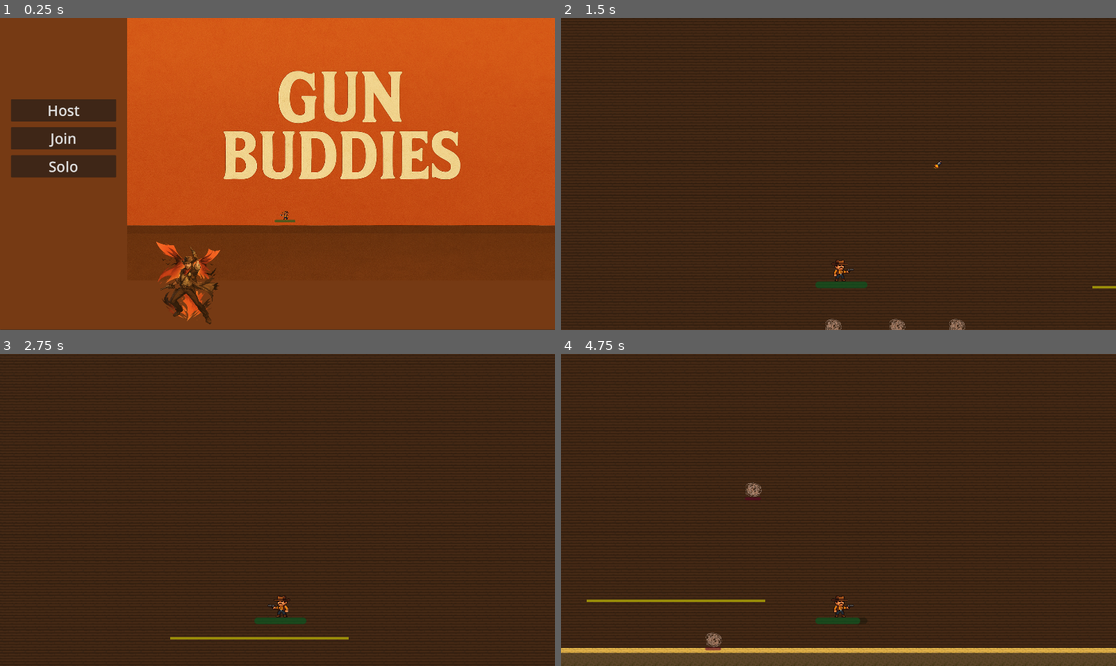
Above: before the commit, frames 1-4 (two rows, left to right).
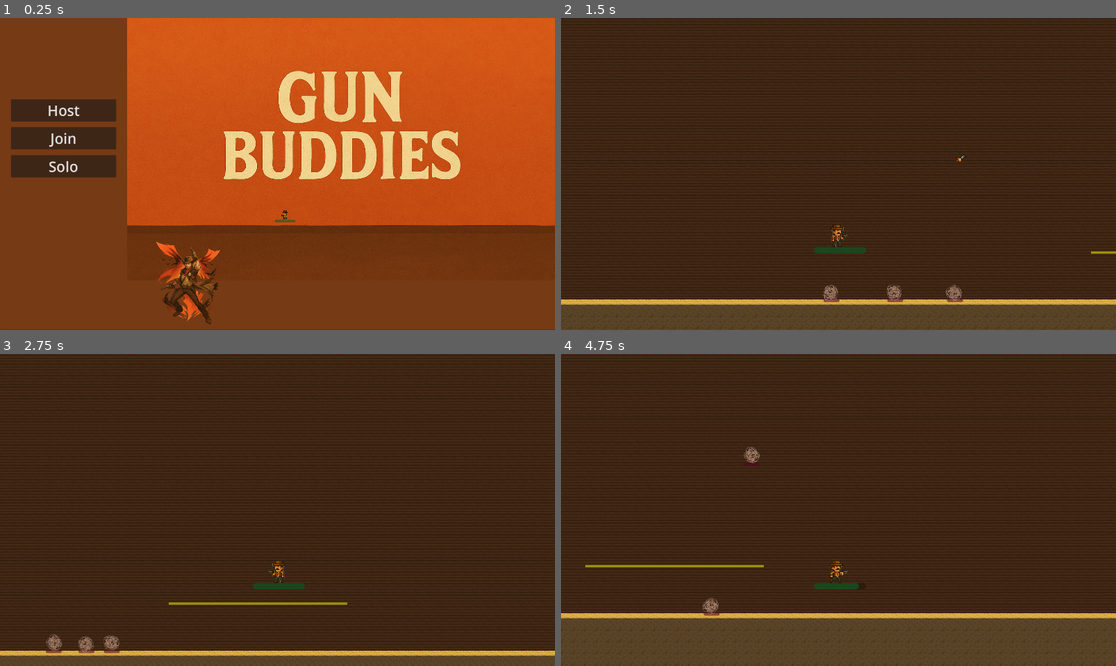
Above: after the commit, the same moments.

Repository: EdisonLing/Gun-Buddies
Game: Godot game, scene res://scenes/StartScreen.tscn
Same seed, same stepped clock (60 frames per second), same inputs: the game is played once before the commit and once after it.
Inputs (mouse positions are in pixels of both pictures, inside the frame that each line leads up to):
- Up to frame 1 (0.25 s): no input
- Up to frame 2 (1.5 s): click "Solo" at 0.5 s; tap Enter (ui_accept) at 1.25 s; move the mouse to (960, 158) at 1.27 s; press the mouse at (960, 158) at 1.28 s; hold Right (ui_right) from 1.28 s (still down)
- Up to frame 3 (2.75 s): keep holding Right (ui_right); tap Enter (ui_accept) at 1.52, 2.27 s; move the mouse to (166, 525) at 2.02 s; release the mouse at (166, 525) at 2.03 s; click (166, 525) at 2.1 s
- Up to frame 4 (4.75 s): move the mouse to (894, 441) at 2.77 s; release Right (ui_right) at 2.78 s; press the mouse at (894, 441) at 2.78 s; hold Left (ui_left) 2.78-3.53 s; move the mouse to (810, 572) at 3.52 s; release the mouse at (810, 572) at 3.53 s; hold Right (ui_right) from 3.53 s (still down); click (810, 572) at 3.6 s; tap Enter (ui_accept) at 3.77, 4.52 s; move the mouse to (1005, 556) at 4.27 s; press the mouse at (1005, 556) at 4.28 s

The runs differ from the first frame. In frame 1, less than 0.1% of the frame differs, in the area x 50-53%, y 61-65%; in frame 2, 9.7%; in frame 3, 6.0%; in frame 4, 13%, in the area x 0-100%, y 29-96%.

Commit message:
added some chopped animations

Diff:
--- a/assets/MeleeMobBase.tscn
+++ b/assets/MeleeMobBase.tscn
@@ -1,19 +1,8 @@
-[gd_scene load_steps=3 format=3 uid="uid://xm4q158rnmkf"]
+[gd_scene load_steps=2 format=3 uid="uid://xm4q158rnmkf"]
 
 [ext_resource type="Script" uid="uid://iy55b4mhyu78" path="res://assets/melee_mob_base.gd" id="1_ev3am"]
-[ext_resource type="Script" uid="uid://b35u6lkrvtoon" path="res://entities/components/scripts/health_component.gd" id="2_7tw7h"]
 
 [node name="MeleeMobBase" type="CharacterBody2D"]
 collision_layer = 2
 collision_mask = 7
 script = ExtResource("1_ev3am")
-
-[node name="Hurtbox" type="Area2D" parent="."]
-
-[node name="CollisionShape2D" type="CollisionShape2D" parent="Hurtbox"]
-
-[node name="Sprite2D" type="Sprite2D" parent="."]
-
-[node name="HealthComponent" type="Node2D" parent="."]
-script = ExtResource("2_7tw7h")
-metadata/_custom_type_script = "uid://b35u6lkrvtoon"
--- a/entities/characters/Sheriff.tscn
+++ b/entities/characters/Sheriff.tscn
@@ -1,7 +1,7 @@
-[gd_scene load_steps=11 format=3 uid="uid://bjtd6enqnx1q5"]
+[gd_scene load_steps=15 format=3 uid="uid://bjtd6enqnx1q5"]
 
 [ext_resource type="Script" uid="uid://euiv6ahx1fwu" path="res://entities/characters/sheriff.gd" id="1_s5xyj"]
-[ext_resource type="Texture2D" uid="uid://c10bfrbepkm1p" path="res://assets/sprites/characters/Sheriff.png" id="2_amhag"]
+[ext_resource type="Texture2D" uid="uid://clhlcjtwelgf" path="res://assets/sprites/characters/sherrif_animations.png" id="2_8uoce"]
 [ext_resource type="Script" uid="uid://b35u6lkrvtoon" path="res://entities/components/scripts/health_component.gd" id="3_2vnek"]
 [ext_resource type="Script" uid="uid://4nk4usolsi2o" path="res://entities/components/scripts/weapon_component.gd" id="4_7bng0"]
 [ext_resource type="PackedScene" uid="uid://c4e2stb5wdnx0" path="res://entities/weapons/Revolver.tscn" id="5_2vnek"]
@@ -9,14 +9,44 @@
 [ext_resource type="Script" uid="uid://dav28lv1dna71" path="res://entities/weapons/revolver.gd" id="6_s5xyj"]
 [ext_resource type="PackedScene" uid="uid://dacgvugor6dvv" path="res://entities/components/HealthbarComponent.tscn" id="8_8uoce"]
 
+[sub_resource type="AtlasTexture" id="AtlasTexture_npo2c"]
+atlas = ExtResource("2_8uoce")
+region = Rect2(29, 27, 112, 115)
+
+[sub_resource type="AtlasTexture" id="AtlasTexture_kd35b"]
+atlas = ExtResource("2_8uoce")
+region = Rect2(29, 27, 112, 115)
+
+[sub_resource type="AtlasTexture" id="AtlasTexture_0k43m"]
+atlas = ExtResource("2_8uoce")
+region = Rect2(141, 27, 112, 115)
+
+[sub_resource type="AtlasTexture" id="AtlasTexture_t7ffw"]
+atlas = ExtResource("2_8uoce")
+region = Rect2(253, 27, 112, 115)
+
 [sub_resource type="SpriteFrames" id="SpriteFrames_paghi"]
 animations = [{
 "frames": [{
 "duration": 1.0,
-"texture": ExtResource("2_amhag")
+"texture": SubResource("AtlasTexture_npo2c")
 }],
 "loop": true,
-"name": &"default",
+"name": &"idle",
+"speed": 5.0
+}, {
+"frames": [{
+"duration": 1.0,
+"texture": SubResource("AtlasTexture_kd35b")
+}, {
+"duration": 1.0,
+"texture": SubResource("AtlasTexture_0k43m")
+}, {
+"duration": 1.0,
+"texture": SubResource("AtlasTexture_t7ffw")
+}],
+"loop": true,
+"name": &"run",
 "speed": 5.0
 }]
 
@@ -30,9 +60,11 @@
 hitbox_shape = NodePath("CollisionShape2D")
 
 [node name="AnimatedSprite2D" type="AnimatedSprite2D" parent="."]
-position = Vector2(-4.76837e-07, 1)
-scale = Vector2(0.0855534, 0.0768443)
+texture_filter = 1
+position = Vector2(-2, 1)
+scale = Vector2(0.307569, 0.35091)
 sprite_frames = SubResource("SpriteFrames_paghi")
+animation = &"run"
 
 [node name="CollisionShape2D" type="CollisionShape2D" parent="."]
 position = Vector2(-1.46875, 0.25)
--- a/entities/characters/bases/player_base.gd
+++ b/entities/characters/bases/player_base.gd
@@ -36,6 +36,7 @@
 
 	velocity.x = dir_x * speed
 	move_and_slide()
+	_update_anim()
 
 func _process(_dt: float) -> void:
 	# face the mouse (right vs left), flip only the body sprite
@@ -55,3 +56,11 @@
 func take_damage(_attack: Attack):
 	print("Player taking damage: ", _attack.damage)
 	health_component.takeDamage(_attack)
+
+func _update_anim() -> void:
+	if is_on_floor():
+		if abs(velocity.x) > 0.1:
+			if sprite.animation != "run":
+				sprite.play("run")
+		else:
+			sprite.play("idle")
--- a/entities/mobs/TumbleWeedMob.tscn
+++ b/entities/mobs/TumbleWeedMob.tscn
@@ -1,9 +1,9 @@
-[gd_scene load_steps=8 format=3 uid="uid://b46ttg6on872o"]
+[gd_scene load_steps=9 format=3 uid="uid://b46ttg6on872o"]
 
 [ext_resource type="Script" uid="uid://w365aj01pskg" path="res://entities/mobs/tumble_weed_mob.gd" id="1_hapgo"]
-[ext_resource type="Texture2D" uid="uid://dauhabpl231vu" path="res://assets/sprites/mobs/TumbleWeed.png" id="2_2us0m"]
 [ext_resource type="Script" uid="uid://b35u6lkrvtoon" path="res://entities/components/scripts/health_component.gd" id="2_hshg8"]
 [ext_resource type="PackedScene" uid="uid://dacgvugor6dvv" path="res://entities/components/HealthbarComponent.tscn" id="2_qehof"]
+[ext_resource type="Texture2D" uid="uid://c4bj6m6j3a8l6" path="res://assets/sprites/mobs/tumbleweed.png" id="5_kxftb"]
 [ext_resource type="PackedScene" uid="uid://jwib2s54yu6p" path="res://entities/components/MeleeBase.tscn" id="5_qehof"]
 
 [sub_resource type="CircleShape2D" id="CircleShape2D_2us0m"]
@@ -11,6 +11,17 @@
 
 [sub_resource type="CircleShape2D" id="CircleShape2D_qehof"]
 radius = 10.4403
+
+[sub_resource type="SpriteFrames" id="SpriteFrames_4yy2v"]
+animations = [{
+"frames": [{
+"duration": 1.0,
+"texture": ExtResource("5_kxftb")
+}],
+"loop": true,
+"name": &"default",
+"speed": 5.0
+}]
 
 [node name="TumbleWeedMob" type="CharacterBody2D"]
 collision_layer = 8
@@ -23,11 +34,6 @@
 
 [node name="CollisionShape2D" type="CollisionShape2D" parent="Hurtbox"]
 shape = SubResource("CircleShape2D_2us0m")
-
-[node name="Sprite2D" type="Sprite2D" parent="."]
-position = Vector2(4, 9)
-scale = Vector2(0.194085, 0.204208)
-texture = ExtResource("2_2us0m")
 
 [node name="HealthComponent" type="Node2D" parent="."]
 script = ExtResource("2_hshg8")
@@ -53,4 +59,9 @@
 damage = 10.0
 damage_cooldown = 0.2
 
+[node name="AnimatedSprite2D" type="AnimatedSprite2D" parent="."]
+position = Vector2(-5.96046e-08, 1)
+scale = Vector2(0.189425, 0.21349)
+sprite_frames = SubResource("SpriteFrames_4yy2v")
+
 [connection signal="health_depleted" from="HealthComponent" to="." method="_on_health_component_health_depleted"]
--- a/entities/mobs/bases/MobBase.tscn
+++ b/entities/mobs/bases/MobBase.tscn
@@ -1,6 +1,17 @@
-[gd_scene load_steps=2 format=3 uid="uid://dchmvt8i0mjhl"]
+[gd_scene load_steps=3 format=3 uid="uid://dchmvt8i0mjhl"]
 
 [ext_resource type="Script" uid="uid://34rhnw1ermm7" path="res://entities/mobs/bases/mob_base.gd" id="1_cmo1g"]
+[ext_resource type="Script" uid="uid://b35u6lkrvtoon" path="res://entities/components/scripts/health_component.gd" id="2_8ulv3"]
 
 [node name="MobBase" type="CharacterBody2D"]
 script = ExtResource("1_cmo1g")
+
+[node name="Hurtbox" type="Area2D" parent="."]
+
+[node name="CollisionShape2D" type="CollisionShape2D" parent="Hurtbox"]
+
+[node name="HealthComponent" type="Node2D" parent="."]
+script = ExtResource("2_8ulv3")
+metadata/_custom_type_script = "uid://b35u6lkrvtoon"
+
+[node name="AnimatedSprite2D" type="AnimatedSprite2D" parent="."]
--- a/entities/mobs/bases/mob_base.gd
+++ b/entities/mobs/bases/mob_base.gd
@@ -4,6 +4,7 @@
 
 @export_group("Essential")
 @export var hitbox_shape: CollisionShape2D
+@onready var sprite = $AnimatedSprite2D
 
 @export var move_speed := 160.0
 @export var gravity := 1200.0
@@ -56,6 +57,7 @@
 		velocity.x = 0.0
 
 	move_and_slide()
+	_update_anim()
 
 func stun(_incoming_stun_duration) -> void:
 	print("just stunned")
@@ -88,3 +90,7 @@
 	tween_z.tween_method(func(z_vel):
 		knockback_z_velocity = z_vel
 	, vertical_strength, 0.0, duration).set_trans(Tween.TRANS_QUAD).set_ease(Tween.EASE_OUT)
+
+	# to be overridden in children
+func _update_anim() -> void:
+	pass
--- a/entities/mobs/tumble_weed_mob.gd
+++ b/entities/mobs/tumble_weed_mob.gd
@@ -10,9 +10,14 @@
 func _process(_delta: float) -> void:
 	pass
 
-
-
-
-
 func _on_health_component_health_depleted() -> void:
 	queue_free()
+
+func _update_anim() -> void:
+	if is_on_floor():
+		if velocity.x > 0:
+			sprite.flip_h = false
+			sprite.rotation += 0.2
+		elif velocity.x < 0:
+			sprite.flip_h = true
+			sprite.rotation -= 0.2
--- a/scenes/game.tscn
+++ b/scenes/game.tscn
@@ -53,7 +53,7 @@
 speed = 400.0
 
 [node name="Camera2D" type="Camera2D" parent="Sheriff"]
-position = Vector2(-4, -133)
+position = Vector2(-2, -85)
 scale = Vector2(3.8, 1)
 zoom = Vector2(2.5, 2.5)
 
Binary file added: assets/sprites/characters/sherrif_animations.png
Binary file changed: assets/sprites/mobs/TumbleWeed.png
Not shown: 1 places in entities/projectiles/RevolverBullet.tscn that only renumber resources
Not shown: 1 places in scenes/game.tscn that only renumber resources
